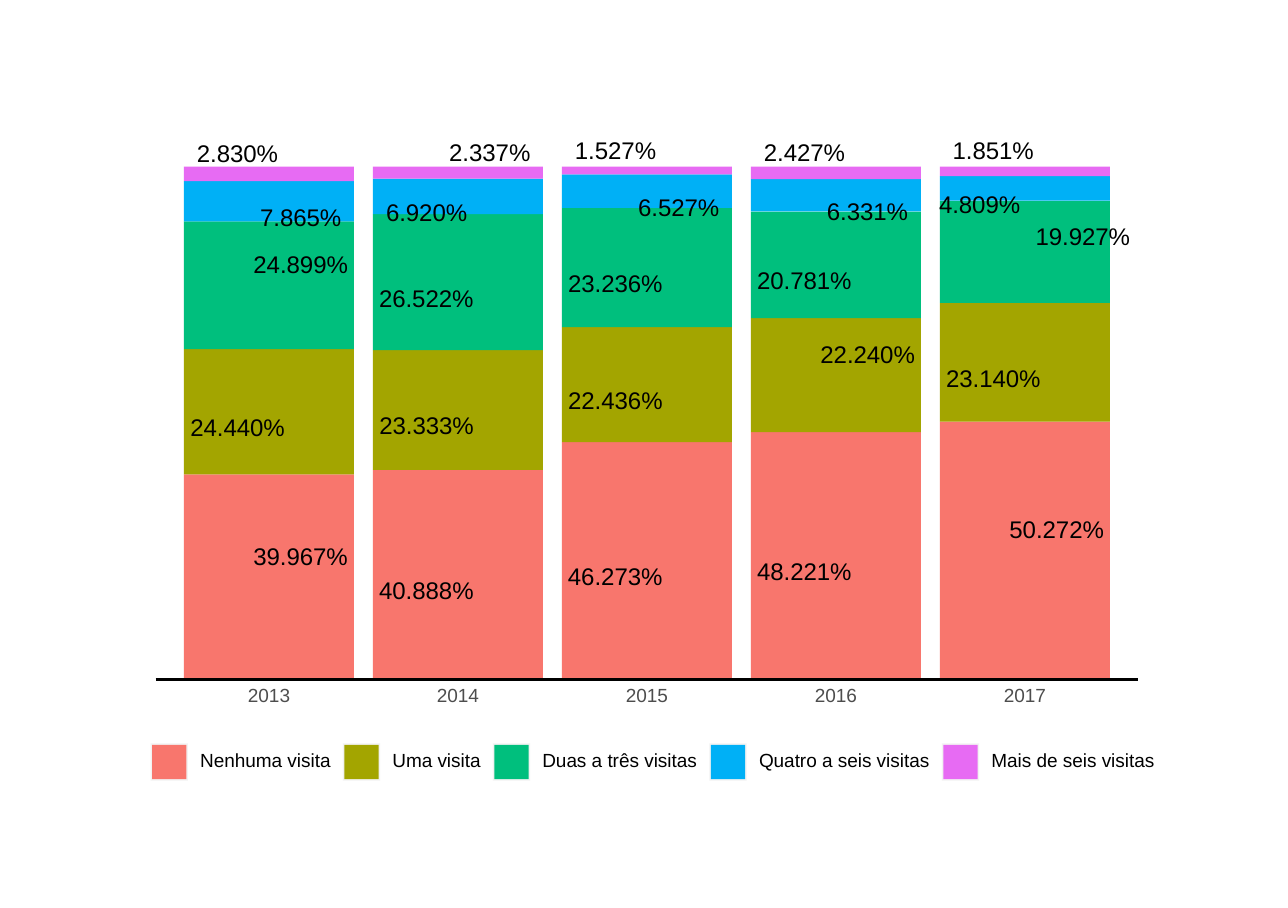
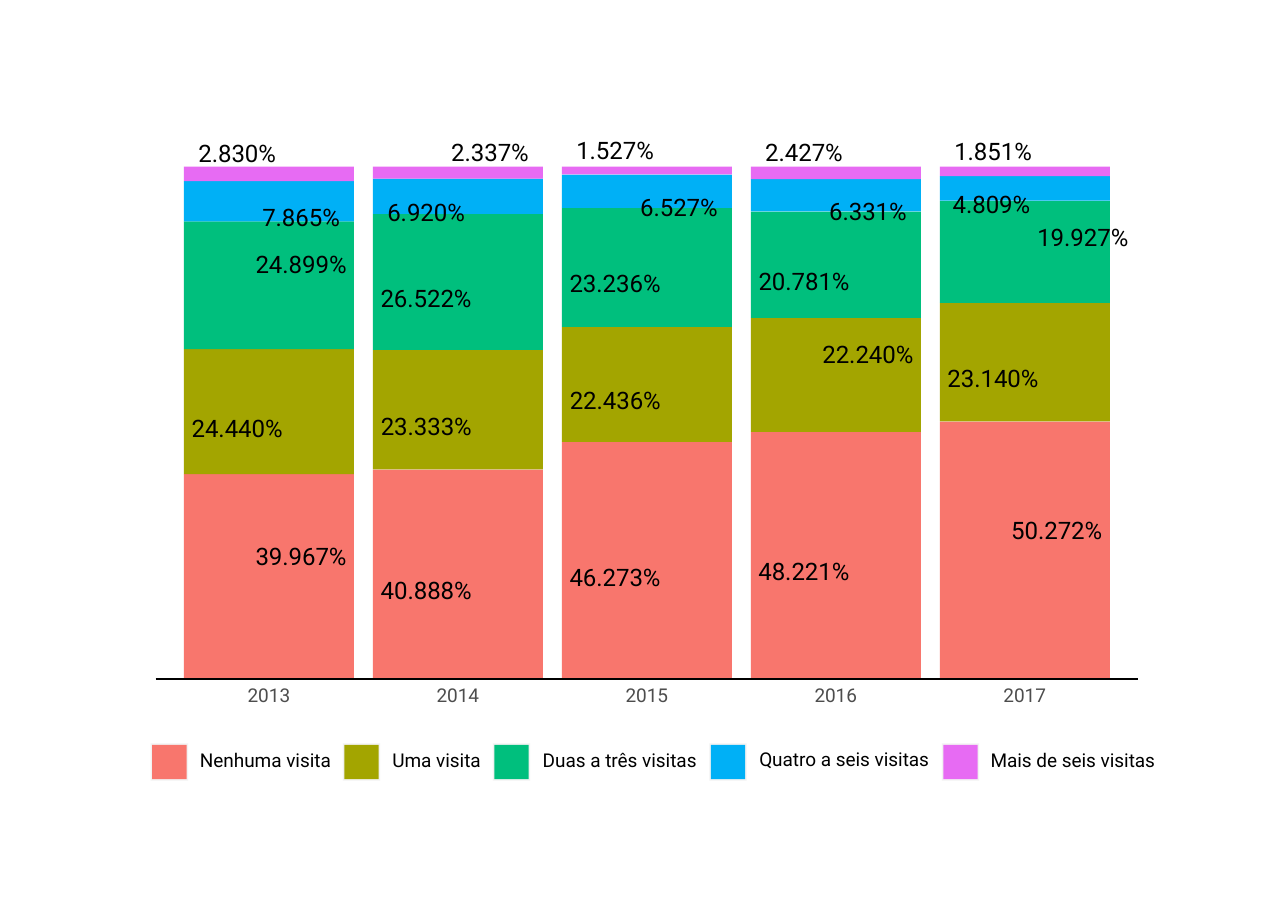
Before and after one commit to Sagicad-MDS/Publicacoes-Censo-SUAS, a slide deck: slide 12 of Publicação 2022/graficos.pptx. Drawn at 1288x908 pixels with LibreOffice and Linux fonts; fonts in the diff are those of the drawing. Boxes give left, top, right and bottom in pixels: in the first picture for what was removed or moved away, otherwise in the second. Text is boxed around its words. In the diff, an @@ line names an element or a change of style, - is before the commit and + after.

```diff
--- a/Publicação 2022/graficos.pptx
+++ b/Publicação 2022/graficos.pptx
@@ font Arial to Roboto in 35 elements at (248, 688, 291, 702), (437, 688, 480, 702), (626, 688, 669, 702), (815, 688, 858, 702), (1003, 688, 1046, 702), (200, 752, 331, 768), (392, 753, 481, 768), (759, 752, 929, 768), (991, 752, 1155, 768), (543, 752, 696, 768), (256, 547, 347, 566), (192, 419, 283, 437), (256, 255, 347, 274), (381, 289, 472, 308), (570, 568, 661, 587), (570, 391, 661, 409), (570, 274, 661, 293), (758, 562, 849, 581), (822, 345, 913, 363), (759, 272, 850, 291), (1011, 521, 1102, 540), (1037, 225, 1128, 253), (262, 205, 340, 226), (198, 144, 276, 169), (387, 200, 465, 221), (640, 195, 718, 216), (576, 141, 654, 160), (829, 199, 907, 220), (954, 142, 1032, 161), (381, 581, 472, 600), (381, 417, 472, 435), (947, 369, 1038, 387), (765, 143, 843, 168), (451, 143, 529, 167), (953, 192, 1031, 213) @@
@@ text "4.809%": place and size @@
-text "4.809%" at (939, 194, 1020, 219)
+text "4.809%" at (953, 192, 1031, 213)
```
Also in this commit, not shown: 14 other slides changed, 18 other files.
